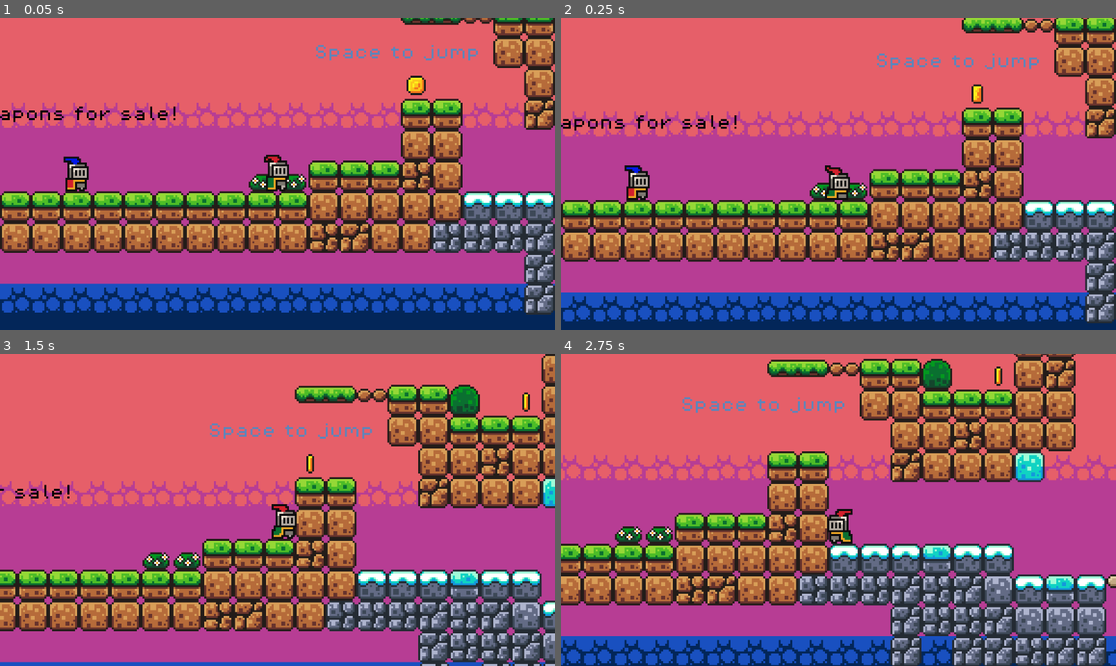
Above: before the commit, frames 1-4 (two rows, left to right).
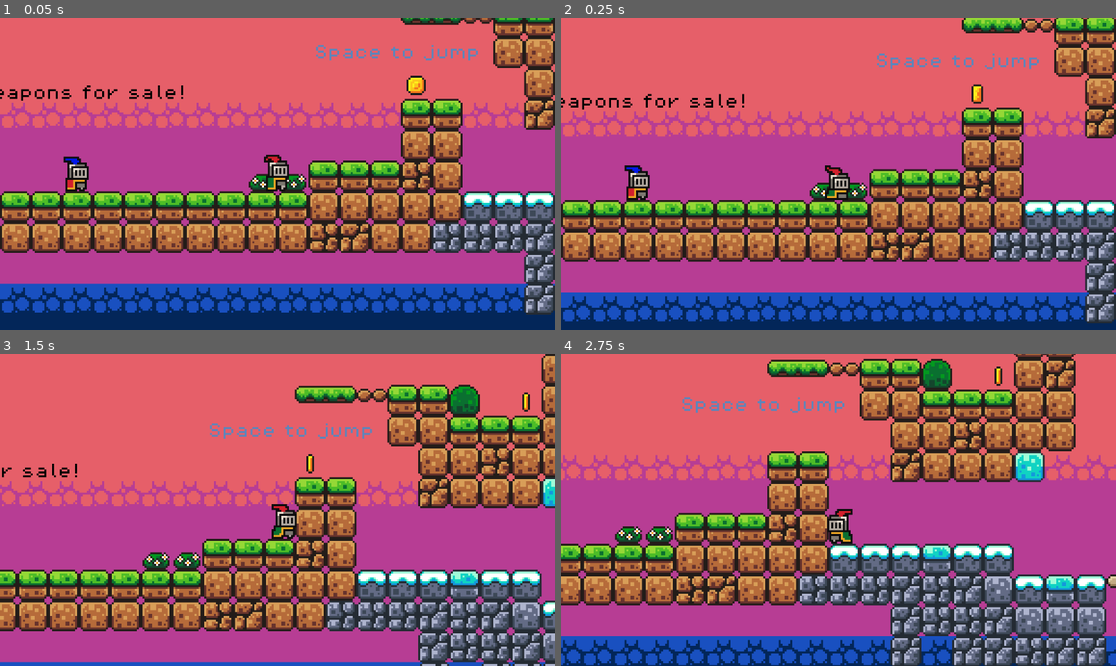
Above: after the commit, the same moments.

Repository: voyous/first-game-godot
Game: Godot game, scene res://scenes/game.tscn
Same seed, same stepped clock (60 frames per second), same inputs: the game is played once before the commit and once after it.
Inputs:
- Up to frame 1 (0.05 s): no input
- Up to frame 2 (0.25 s): no input
- Up to frame 3 (1.5 s): hold Right (move_right) from 0.53 s (still down); tap E (interact) at 0.6, 1.35 s; tap Up (jump) at 0.77 s
- Up to frame 4 (2.75 s): tap Up (jump) at 1.52 s; release Right (move_right) at 2.03 s; hold Left (move_left) from 2.03 s (still down); tap E (interact) at 2.1 s

The runs differ from the first frame. In frame 1, 0.8% of the frame differs, in the area x 0-34%, y 21-34%; in frame 2, 0.8%, in the area x 0-34%, y 24-37%; in frame 3, 0.3%; in frame 4, nothing differs.

Commit message:
Added intractability to merchant
- removed look around animation stopping on collision
- added interact to talk to merchant
- added animation stop on interact

Diff:
--- a/scenes/game.tscn
+++ b/scenes/game.tscn
@@ -372,11 +372,13 @@
 position = Vector2(-104, 0)
 
 [node name="merchantTextBox" type="Label" parent="merchant"]
-offset_left = -57.0
-offset_top = -44.0
-offset_right = 154.0
-offset_bottom = -21.0
+offset_left = -80.0
+offset_top = -55.0
+offset_right = 84.0
+offset_bottom = -32.0
 theme_override_colors/font_color = Color(0, 0, 0, 1)
 theme_override_fonts/font = ExtResource("7_u5sy4")
 theme_override_font_sizes/font_size = 8
 text = "Weapons for sale!"
+horizontal_alignment = 1
+autowrap_mode = 2
--- a/scenes/merchant.tscn
+++ b/scenes/merchant.tscn
@@ -49,7 +49,7 @@
 position = Vector2(0, -12)
 sprite_frames = SubResource("SpriteFrames_krsg3")
 autoplay = "default"
-frame_progress = 0.782344
+frame_progress = 0.797616
 
 [node name="Timer" type="Timer" parent="."]
 
--- a/scripts/merchant.gd
+++ b/scripts/merchant.gd
@@ -12,6 +12,7 @@
 func _ready() -> void:
 	timer.start(rand.randf_range(0.1, 1.5));
 
+# On timer end flip sprite and start new random length timer
 func _on_timer_timeout() -> void:
 	if animated_sprite.flip_h == true:
 		animated_sprite.flip_h = false;
@@ -21,19 +22,21 @@
 	timer.start(rand.randf_range(0.5, 3));
 
 func _process(delta: float) -> void:
+	# If colliding player can interact to talk to merchant
 	if is_colliding:
-		pass;
-	else:
-		pass;
+		if Input.is_action_just_pressed("interact"):
+			timer.stop();
+			merchant_text_box.text = "I found a sword on the way here... It's yours for 13 coins.";
+			animated_sprite.stop();
 
-
+# On collision body entered, change text and set colliding to true
 func _on_area_2d_body_entered(body: Node2D) -> void:
 	merchant_text_box.text = "Press E to interact.";
-	timer.stop();
 	is_colliding = true;
 
-
+# On collision body exited, change text to default, start timer again and set colliding to false
 func _on_area_2d_body_exited(body: Node2D) -> void:
 	merchant_text_box.text = "Weapons for sale!";
 	timer.start();
+	animated_sprite.play("default");
 	is_colliding = false;
